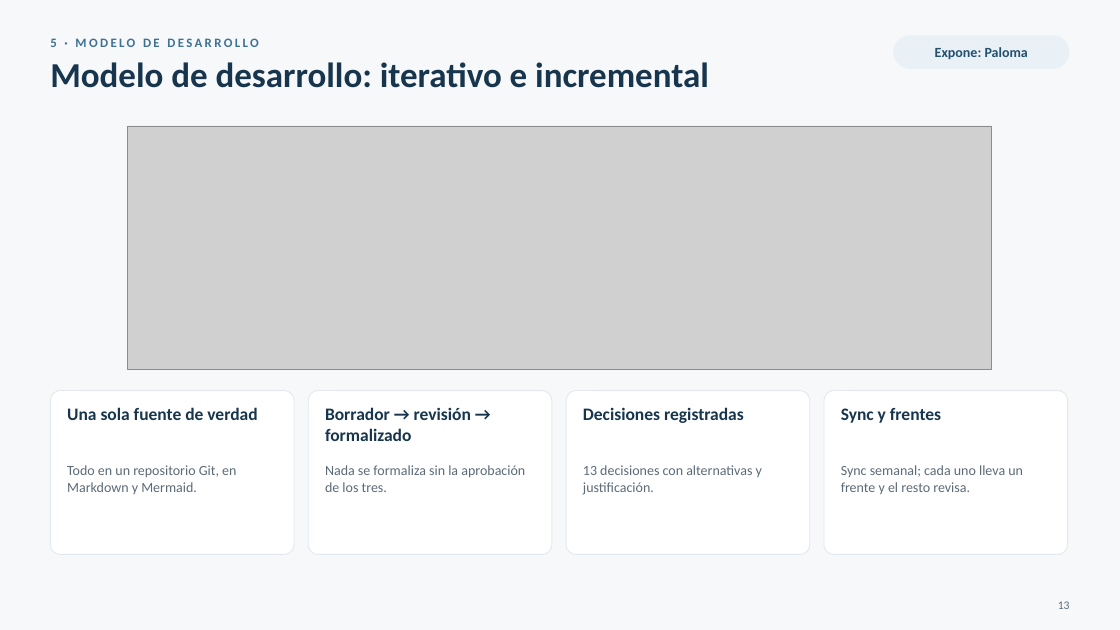
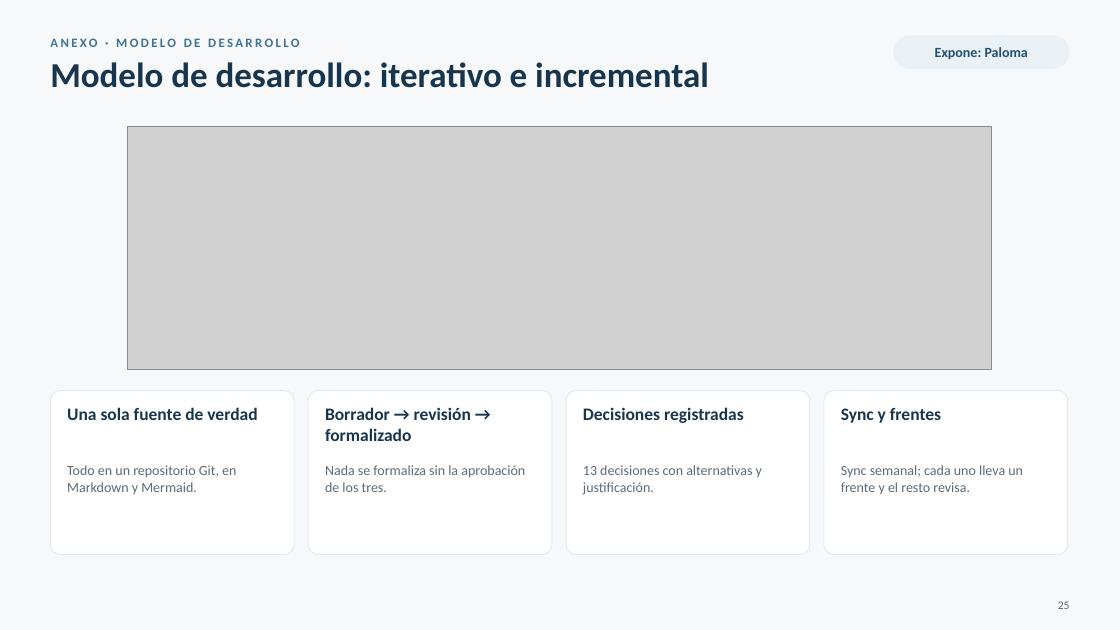
Before and after one commit to FranLuciano04/Vault-Rumbo, a slide deck: slide 25 of 07-Entregables/PC1/Rumbo — PC1 (presentación).pptx (slide 13 before the commit). Drawn at 1120x630 pixels with LibreOffice and Linux fonts; fonts in the diff are those of the drawing; grey boxes stand for pictures. Boxes give left, top, right and bottom in pixels: in the first picture for what was removed or moved away, otherwise in the second. Text is boxed around its words. In the diff, an @@ line names an element or a change of style, - is before the commit and + after.

```diff
--- a/07-Entregables/PC1/Rumbo — PC1 (presentación).pptx
+++ b/07-Entregables/PC1/Rumbo — PC1 (presentación).pptx
@@ text at [50, 38, 299, 47]: text changed @@
-5 · MODELO DE DESARROLLO
+ANEXO · MODELO DE DESARROLLO
@@ text at [1058, 601, 1070, 609]: text changed @@
-13
+25
```
Also in this commit, not shown: 21 other slides changed, 4 slides added, 1 slide removed, 10 other files.
